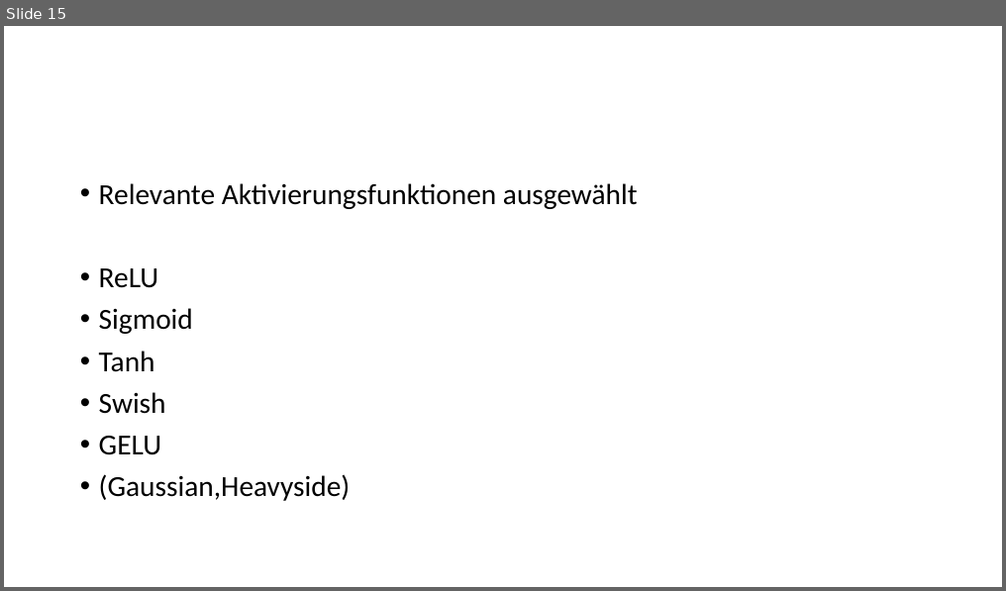
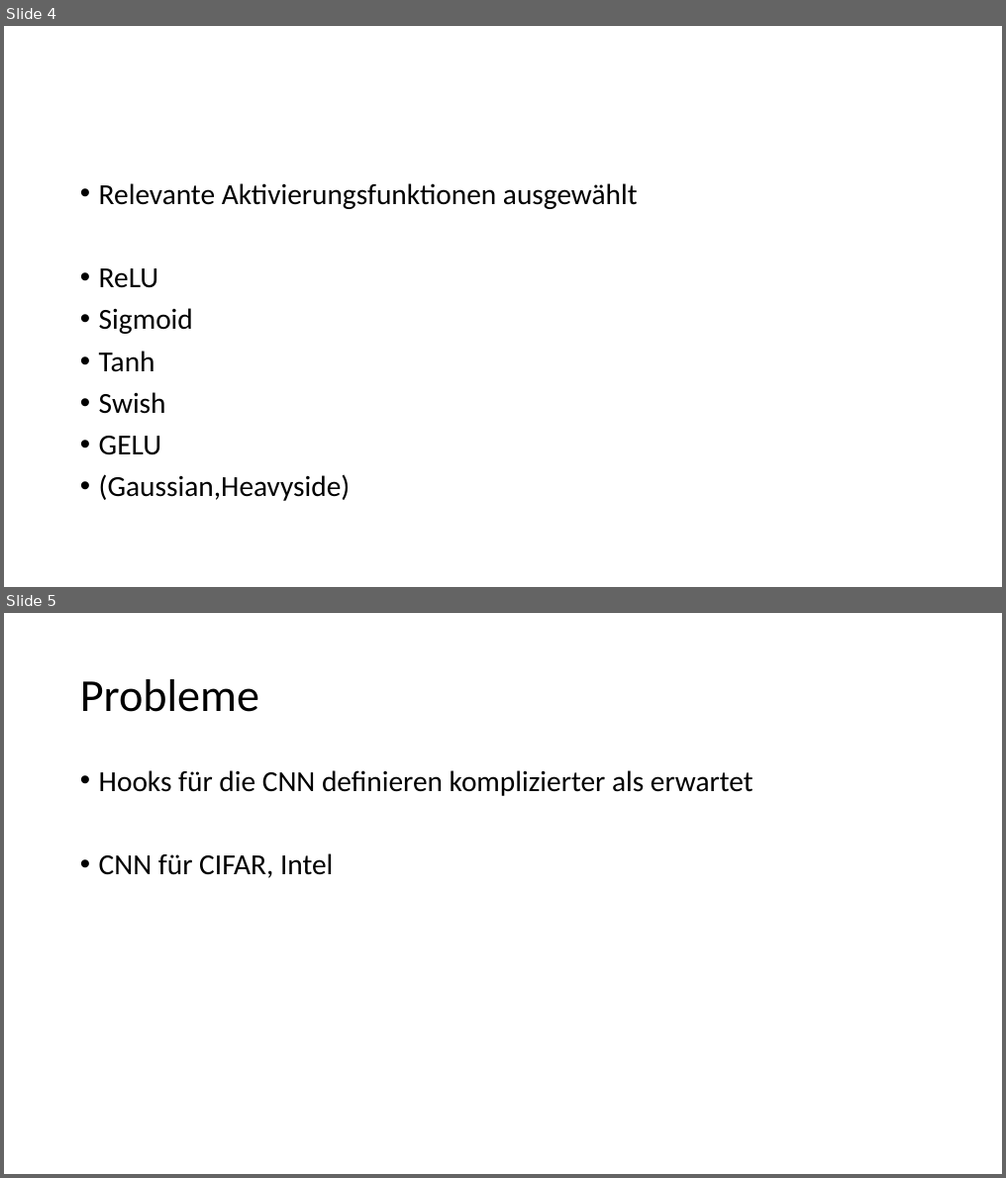
Before and after one commit to resist95/activation-ba, a slide deck: Review der Woche.odp. Shown one above the other, each under a label of ours: slide 15 before the commit, slides 4 and 5 after it. The pictures are 1006x591 and 1006x1178 pixels, drawn with LibreOffice and Linux fonts; fonts in the diff are those of the drawing. Boxes give left, top, right and bottom in pixels: in the first picture for what was removed or moved away, otherwise in the second. Text is boxed around its words. In the diff, an @@ line names an element or a change of style, - is before the commit and + after.

```diff
--- a/Review der Woche.odp
+++ b/Review der Woche.odp
@@ slide 5 added at (4, 613, 1002, 1174), background #FFFFFF @@
@@ title added at (80, 679, 259, 712), 44 pt, text #000000 @@
+Probleme
@@ text added at (99, 770, 753, 878), 28 pt, text #000000 @@
+• Hooks für die CNN definieren komplizierter als erwartet
+• CNN für CIFAR, Intel
@@ what was slide 15 is now slide 4 @@
```
Also in this commit, not shown: 2 slides changed, 1 other slide added, 13 slides removed, 1 other file.
